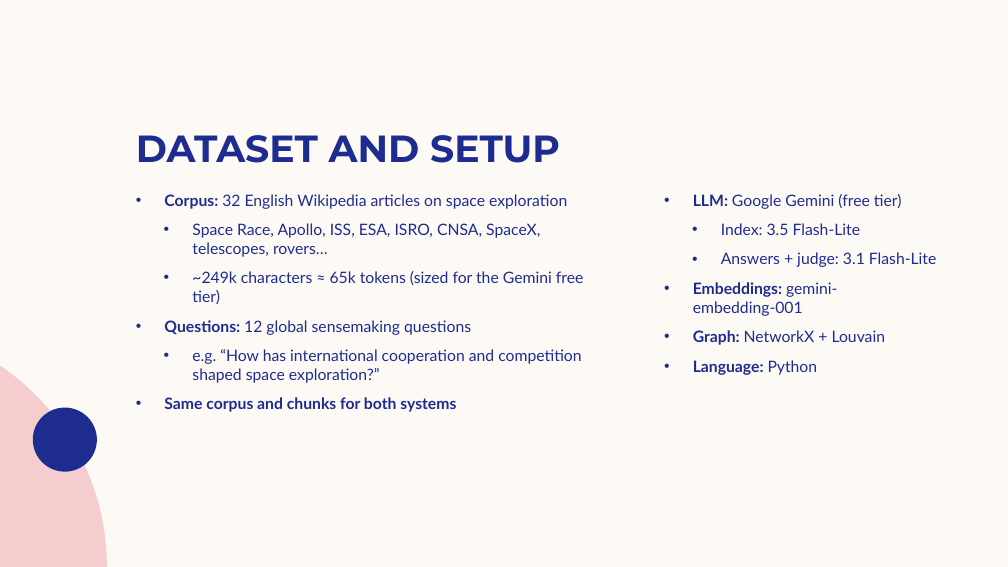
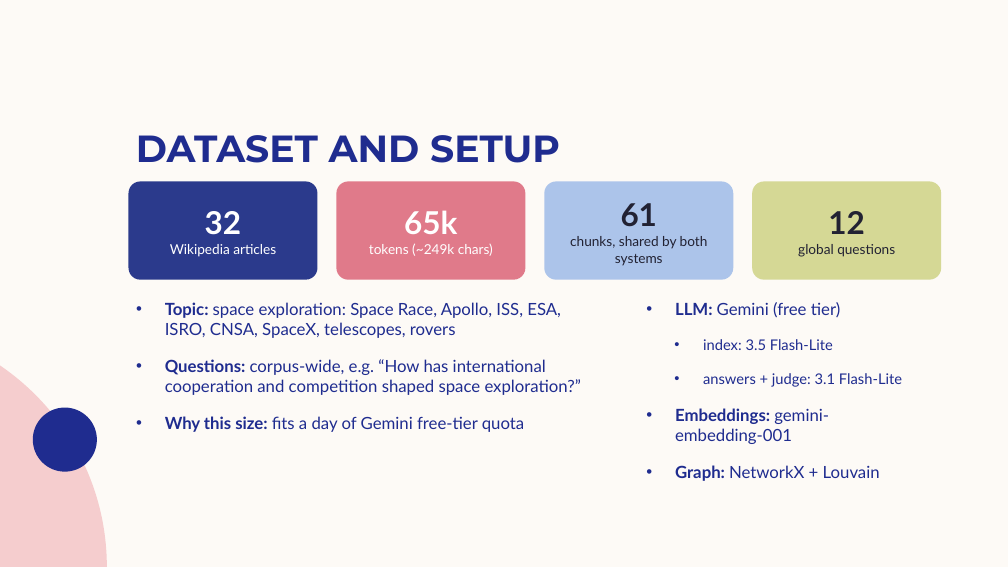
Before and after one commit to Kiki150804/sdm_proj, a slide deck: slide 5 of presentation/GraphRAG_final.pptx. Drawn at 1008x567 pixels with LibreOffice and Linux fonts; fonts in the diff are those of the drawing; background and template pictures are left out. Boxes give left, top, right and bottom in pixels: in the first picture for what was removed or moved away, otherwise in the second. Text is boxed around its words. In the diff, an @@ line names an element or a change of style, - is before the commit and + after.

Commit message:
Map step reads community entity/relation details; GraphRAG now beats vector RAG on 3 of 4 criteria; fuller slides

```diff
--- a/presentation/GraphRAG_final.pptx
+++ b/presentation/GraphRAG_final.pptx
@@ rounded rectangle added at bbox=[129, 181, 318, 280], fill #2B3A8C, 13 pt, text #FFFFFF @@
+32
+Wikipedia articles
@@ rounded rectangle added at bbox=[337, 181, 526, 280], fill #E07A8A, 13 pt, text #FFFFFF @@
+65k
+tokens (~249k chars)
@@ rounded rectangle added at bbox=[544, 181, 734, 280], fill #ACC4EA, 13 pt, text #222233 @@
+61
+chunks, shared by both systems
@@ rounded rectangle added at bbox=[752, 181, 941, 280], fill #D5D895, 13 pt, text #222233 @@
+12
+global questions
@@ text "LLM: Gemini (free tier)": place and size @@
-text "LLM: Gemini (free tier)" at bbox=[693, 194, 936, 375]
+text "LLM: Gemini (free tier)" at bbox=[675, 302, 902, 481]
@@ text at bbox=[165, 302, 581, 432]: text changed; size 15 to 16 pt @@
-• Corpus: 32 English Wikipedia articles on space exploration
-  • Space Race, Apollo, ISS, ESA, ISRO, CNSA, SpaceX, telescopes, rovers…
-  • ~249k characters ≈ 65k tokens (sized for the Gemini free tier)
-• Questions: 12 global sensemaking questions
-  • e.g. “How has international cooperation and competition shaped space exploration?”
-• Same corpus and chunks for both systems
+• Topic: space exploration: Space Race, Apollo, ISS, ESA, ISRO, CNSA, SpaceX, telescopes, rovers
+• Questions: corpus-wide, e.g. “How has international cooperation and competition shaped space exploration?”
+• Why this size: fits a day of Gemini free-tier quota
@@ text at bbox=[675, 302, 902, 387]: text changed; size 15 to 14 pt @@
-• LLM: Google Gemini (free tier)
-  • Index: 3.5 Flash-Lite
-  • Answers + judge: 3.1 Flash-Lite
+• LLM: Gemini (free tier)
+  • index: 3.5 Flash-Lite
+  • answers + judge: 3.1 Flash-Lite
@@ text at bbox=[693, 360, 818, 375]: paragraph removed @@
-• Language: Python
@@ text at bbox=[675, 408, 880, 481]: size 15 to 16 pt in "Embeddings: gemini-embedding-001", "Graph: NetworkX + Louvain"; more space between paragraphs @@
```
Also in this commit, not shown: 11 other slides changed, 4 slides added, 4 slides removed, 18 other files.
